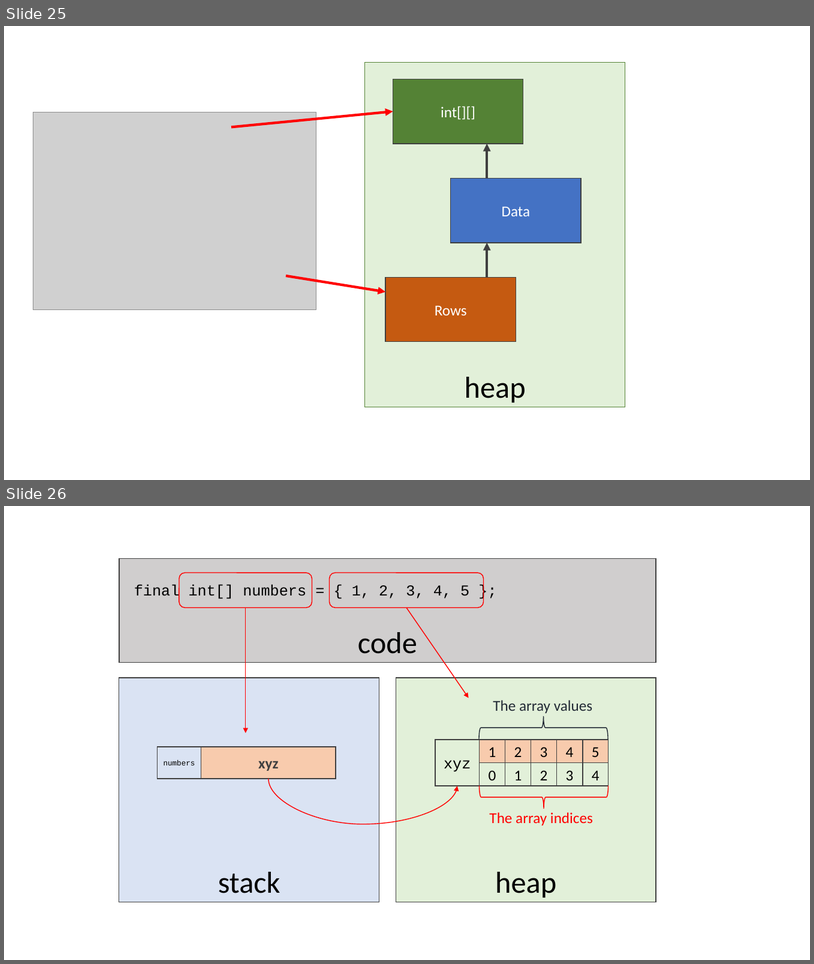
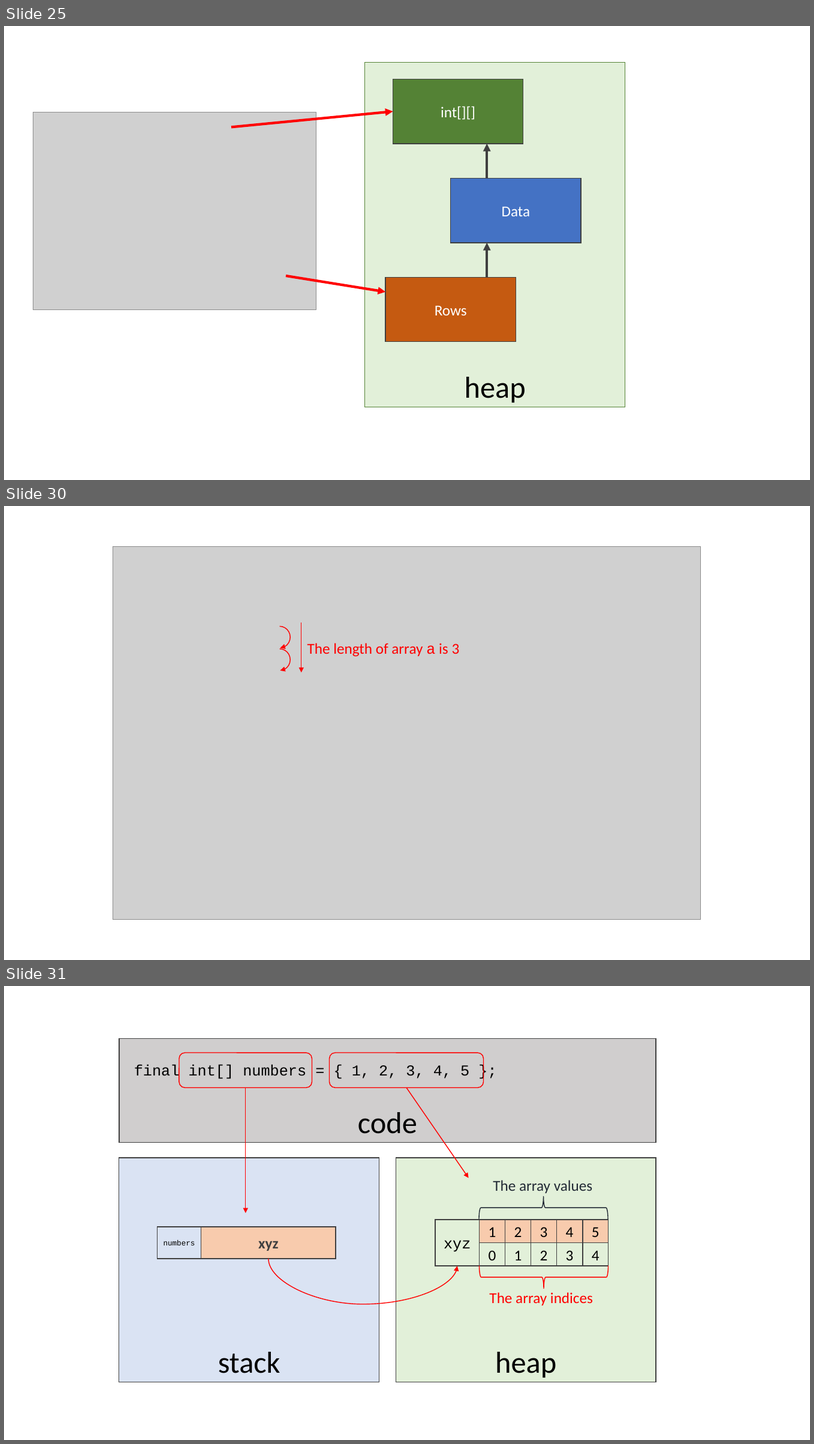
Before and after one commit to albertattard/java-boot-camp, a slide deck: assets/images/Images.pptx. Shown one above the other, each under a label of ours: slides 25 and 26 before the commit, slides 25, 30 and 31 after it; the slides between them are not shown. The pictures are 814x964 and 814x1444 pixels, drawn with LibreOffice and Linux fonts; fonts in the diff are those of the drawing; grey boxes stand for pictures. Boxes give left, top, right and bottom in pixels: in the first picture for what was removed or moved away, otherwise in the second. Text is boxed around its words. In the diff, an @@ line names an element or a change of style, - is before the commit and + after.

```diff
--- a/assets/images/Images.pptx
+++ b/assets/images/Images.pptx
@@ slide 30 added at (x1=4, y1=506, x2=810, y2=960), background #FFFFFF @@
@@ picture added at (x1=113, y1=547, x2=702, y2=919) @@
@@ arc (boxed as its full ellipse) added at (x1=270, y1=627, x2=291, y2=648), outline #FF0000 1 pt @@
@@ arrow added from (302, 622) to (302, 672), #FF0000 1 pt @@
@@ arc (boxed as its full ellipse) added at (x1=270, y1=649, x2=291, y2=670), outline #FF0000 1 pt @@
@@ text added at (x1=308, y1=643, x2=460, y2=657), 18 pt, text #FF0000 @@
+The length of array a is 3
@@ what was slide 26 is now slide 31 @@
```
Also in this commit, not shown: 4 other slides added, 6 other files.
